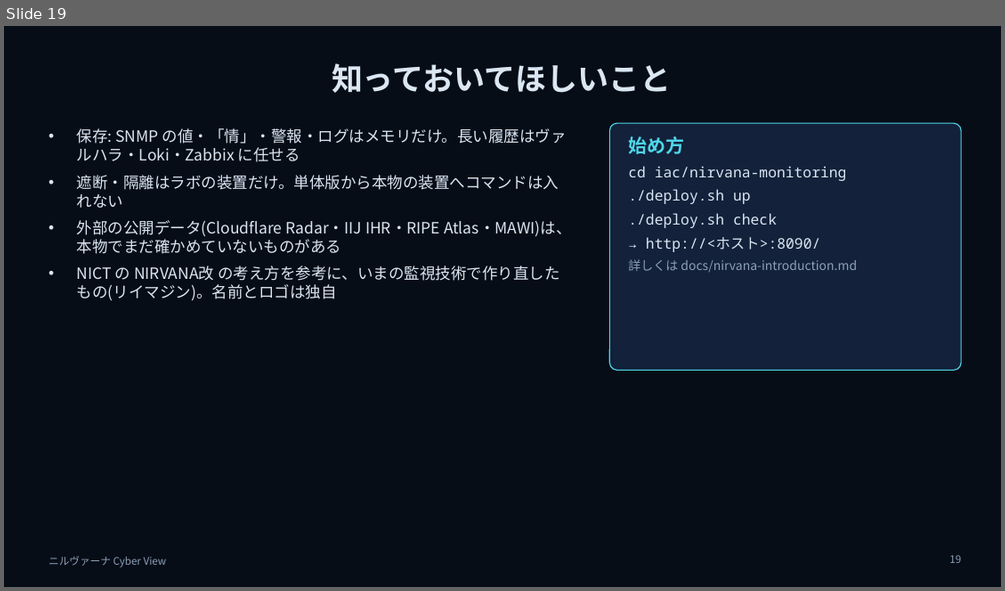
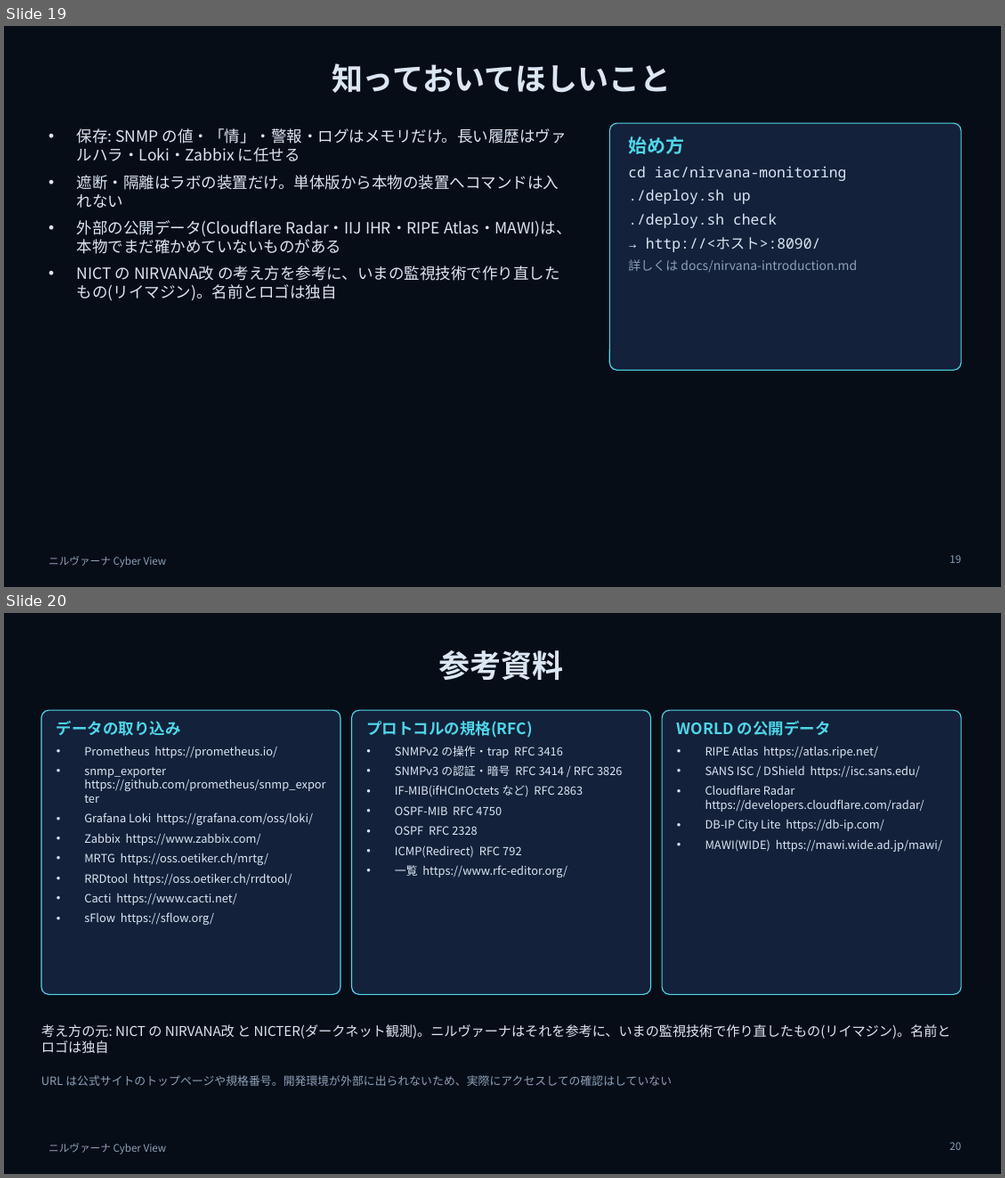
Before and after one commit to w-index-m/network-lab-emulator, a slide deck: docs/nirvana-introduction.pptx. Shown one above the other, each under a label of ours: slide 19 before the commit, slides 19 and 20 after it. The pictures are 1005x591 and 1005x1178 pixels, drawn with LibreOffice and Linux fonts; fonts in the diff are those of the drawing. Boxes give left, top, right and bottom in pixels: in the first picture for what was removed or moved away, otherwise in the second. Text is boxed around its words. In the diff, an @@ line names an element or a change of style, - is before the commit and + after.

```diff
--- a/docs/nirvana-introduction.pptx
+++ b/docs/nirvana-introduction.pptx
@@ slide 20 added at bbox=[4, 613, 1001, 1174], background #070D17; not listed: 1 template element that a slide beside it also shows @@
@@ title added at bbox=[439, 650, 564, 680], 30 pt, text #DBE6F3, bold @@
+参考資料
@@ rounded rectangle added at bbox=[41, 710, 340, 995], fill #13213A, outline #4FD6E8 1 pt @@
@@ rounded rectangle added at bbox=[352, 710, 651, 995], fill #13213A, outline #4FD6E8 1 pt @@
@@ rounded rectangle added at bbox=[662, 710, 961, 995], fill #13213A, outline #4FD6E8 1 pt @@
@@ text added at bbox=[57, 721, 325, 925], 11 pt, text #DBE6F3 @@
+データの取り込み
+• Prometheus https://prometheus.io/
+• snmp_exporter https://github.com/prometheus/snmp_exporter
+• Grafana Loki https://grafana.com/oss/loki/
+• Zabbix https://www.zabbix.com/
+• MRTG https://oss.oetiker.ch/mrtg/
+• RRDtool https://oss.oetiker.ch/rrdtool/
+• Cacti https://www.cacti.net/
+• sFlow https://sflow.org/
@@ text added at bbox=[366, 721, 623, 877], 11 pt, text #DBE6F3 @@
+プロトコルの規格(RFC)
+• SNMPv2 の操作・trap RFC 3416
+• SNMPv3 の認証・暗号 RFC 3414 / RFC 3826
+• IF-MIB(ifHCInOctets など) RFC 2863
+• OSPF-MIB RFC 4750
+• OSPF RFC 2328
+• ICMP(Redirect) RFC 792
+• 一覧 https://www.rfc-editor.org/
@@ text added at bbox=[677, 721, 942, 852], 11 pt, text #DBE6F3 @@
+WORLD の公開データ
+• RIPE Atlas https://atlas.ripe.net/
+• SANS ISC / DShield https://isc.sans.edu/
+• Cloudflare Radar https://developers.cloudflare.com/radar/
+• DB-IP City Lite https://db-ip.com/
+• MAWI(WIDE) https://mawi.wide.ad.jp/mawi/
@@ text added at bbox=[41, 1024, 951, 1054], 13 pt, text #DBE6F3 @@
+考え方の元: NICT の NIRVANA改 と NICTER(ダークネット観測)。ニルヴァーナはそれを参考に、いまの監視技術で作り直したもの(リイマジン)。名前とロゴは独自
@@ text added at bbox=[41, 1075, 672, 1086], 11 pt, text #8BA0B8 @@
+URL は公式サイトのトップページや規格番号。開発環境が外部に出られないため、実際にアクセスしての確認はしていない
@@ page number added at bbox=[949, 1142, 961, 1150], 10 pt, text #8BA0B8 @@
+20
```
Also in this commit, not shown: 5 slides changed.
